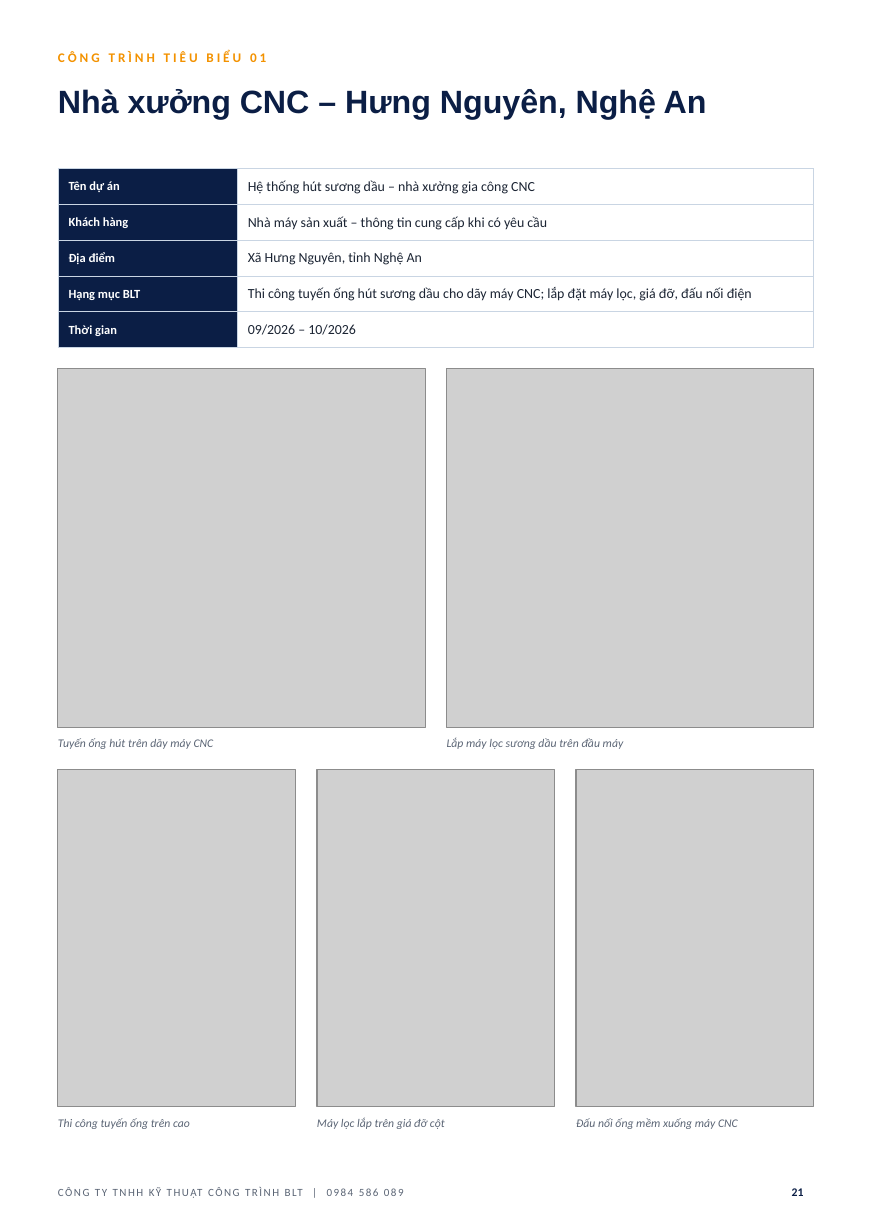
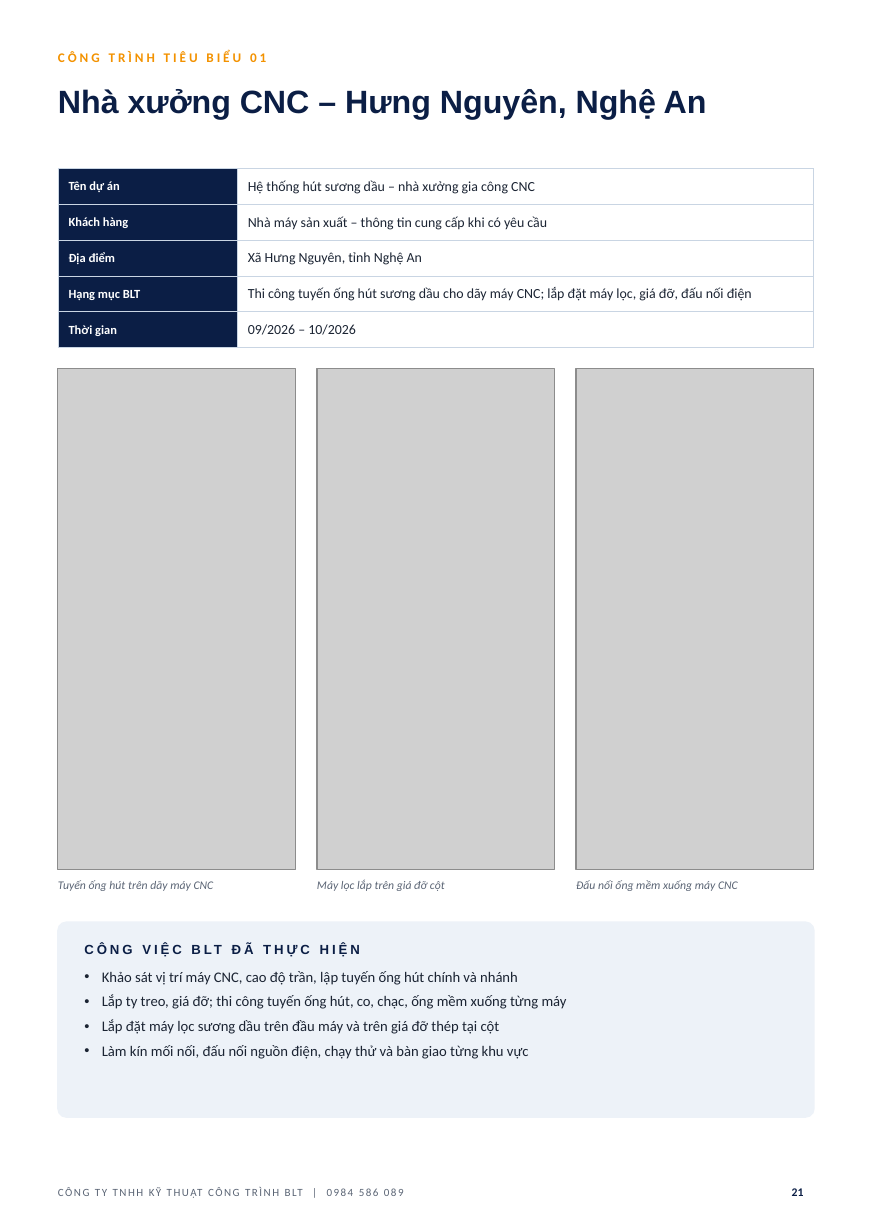
Before and after one commit to haquyenkl2-sys/C-NG-TY-CP-TH-NG-M-I-T-NG-H-P-MINH-PH-T, a slide deck: slide 21 of ho-so-nang-luc-BLT/HO_SO_NANG_LUC_BLT.pptx. Drawn at 872x1232 pixels with LibreOffice and Linux fonts; fonts in the diff are those of the drawing; grey boxes stand for pictures; background and template pictures are left out. Boxes give left, top, right and bottom in pixels: in the first picture for what was removed or moved away, otherwise in the second. Text is boxed around its words. In the diff, an @@ line names an element or a change of style, - is before the commit and + after.

```diff
--- a/ho-so-nang-luc-BLT/HO_SO_NANG_LUC_BLT.pptx
+++ b/ho-so-nang-luc-BLT/HO_SO_NANG_LUC_BLT.pptx
@@ picture: place and size @@
-picture at (58,369,425,728)
+picture at (58,369,296,870)
@@ picture added at (317,369,556,870) @@
@@ picture: place and size @@
-picture at (447,369,814,728)
+picture at (576,369,814,870)
@@ text removed at (447,738,624,749) @@
-Lắp máy lọc sương dầu trên đầu máy
@@ picture removed at (58,770,296,1107) @@
@@ picture removed at (317,770,556,1107) @@
@@ picture removed at (576,770,814,1107) @@
@@ text "Tuyến ống hút trên dãy ...": place and size @@
-text "Tuyến ống hút trên dãy ..." at (58,738,214,749)
+text "Tuyến ống hút trên dãy ..." at (58,880,214,891)
@@ text "Máy lọc lắp trên giá ...": place and size @@
-text "Máy lọc lắp trên giá ..." at (317,1117,445,1129)
+text "Máy lọc lắp trên giá ..." at (317,880,445,891)
@@ text "Đấu nối ống mềm xuống ...": place and size @@
-text "Đấu nối ống mềm xuống ..." at (576,1118,738,1129)
+text "Đấu nối ống mềm xuống ..." at (576,880,738,891)
@@ rounded rectangle added at (58,923,814,1118), fill #EDF2F8, outline #EDF2F8 1 pt @@
@@ text added at (84,936,788,963), 9 pt, text #0B1E45, bold @@
+CÔNG VIỆC BLT ĐÃ THỰC HIỆN
@@ text added at (102,971,567,1059), 10 pt, text #1B2433 @@
+• Khảo sát vị trí máy CNC, cao độ trần, lập tuyến ống hút chính và nhánh
+• Lắp ty treo, giá đỡ; thi công tuyến ống hút, co, chạc, ống mềm xuống từng máy
+• Lắp đặt máy lọc sương dầu trên đầu máy và trên giá đỡ thép tại cột
+• Làm kín mối nối, đấu nối nguồn điện, chạy thử và bàn giao từng khu vực
@@ text removed at (58,1118,190,1129) @@
-Thi công tuyến ống trên cao
```
Also in this commit, not shown: 18 other slides changed, 4 other files.
